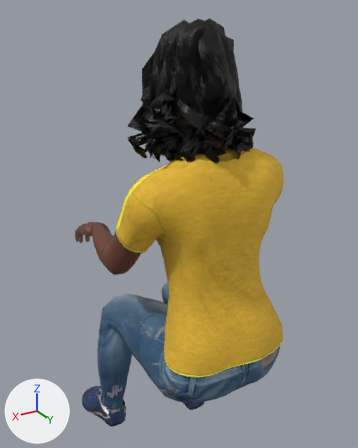
Renders of the glTF model assets/props/people-nia-sit-type.glb from each side of a commit.
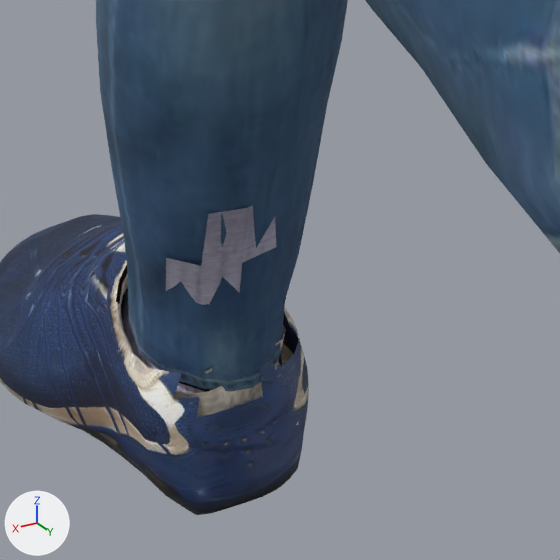
Each version appears first whole from a 50 mm camera at (0.596, 1.17, 0.287) aimed at (-0.046, 0.101, -0.248), and next in a close-up on the part from 24% to 45% of the width and 80% to 97% of the height. The axes (+X, +Y, +Z) are drawn at lower left. The lights are the same throughout. The last two pictures show the newer version. Vertices at exactly the same position are counted once.

Objects in the first close-up: 'people-nia-sit-type'.
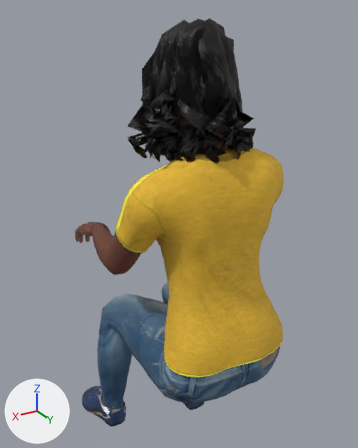
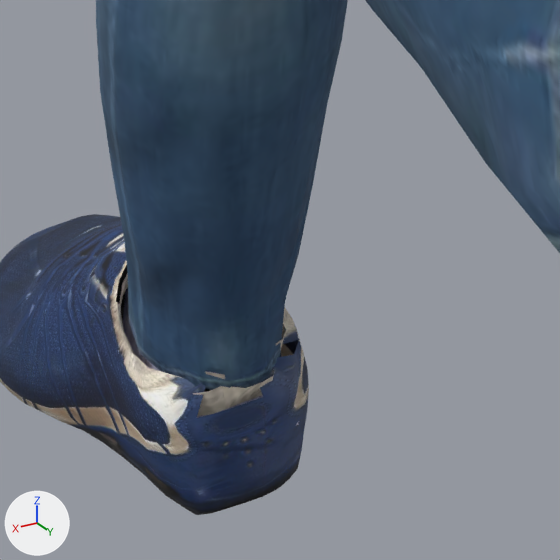
What differs and where, as boxes (x1, y1, x2, y2) in the close-ups (560 x 560 px; the box of a moved part takes in the faces that stretch with it):
```json
{"part": 1, "of": "me_base_001", "change": "moved or reshaped", "before": [115, 190, 299, 418], "after": [143, 310, 299, 418]}
```

Edits to the scene script, one JSON object a line:
```json
{"block": "me_base_001", "where": "# used by ob_people_nia_sit_type; location = (0.0, 0.0, 0.0)"}
{"op": "remove", "block": "me_base_001", "code": "me_base_001.from_pydata(...)  # 16870 vertices, 31936 faces; spans x -0.209..0.209, y -0.215..0.475, z -0.995..0.273"}
{"op": "add", "block": "me_base_001", "code": "me_base_001.from_pydata(...)  # 16887 vertices, 31972 faces; spans x -0.209..0.209, y -0.215..0.475, z -0.995..0.273"}
{"block": "me_base_001", "change": "me_base_001 part 1"}
{"block": "me_base_001", "change": "25 vertices move from x 0.093..0.162, y -0.089..0.03, z -0.9..-0.776 to x 0.102..0.159, y -0.085..0.026, z -0.903..-0.775"}
{"block": "me_base_001", "change": "other edits to the shape of me_base_001 do not show in these pictures"}
```
